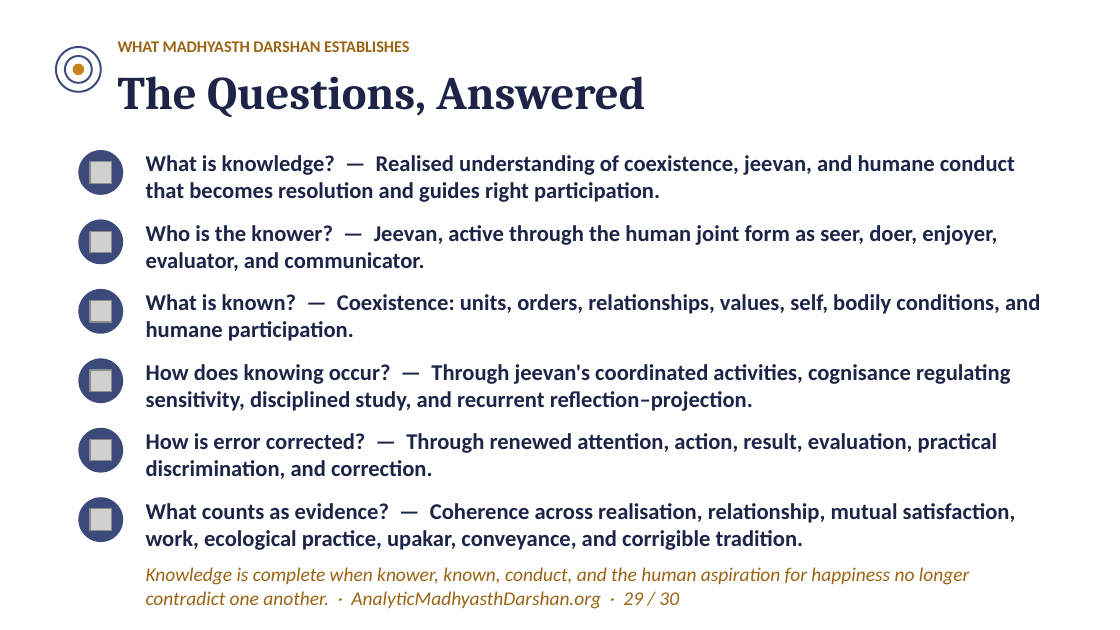
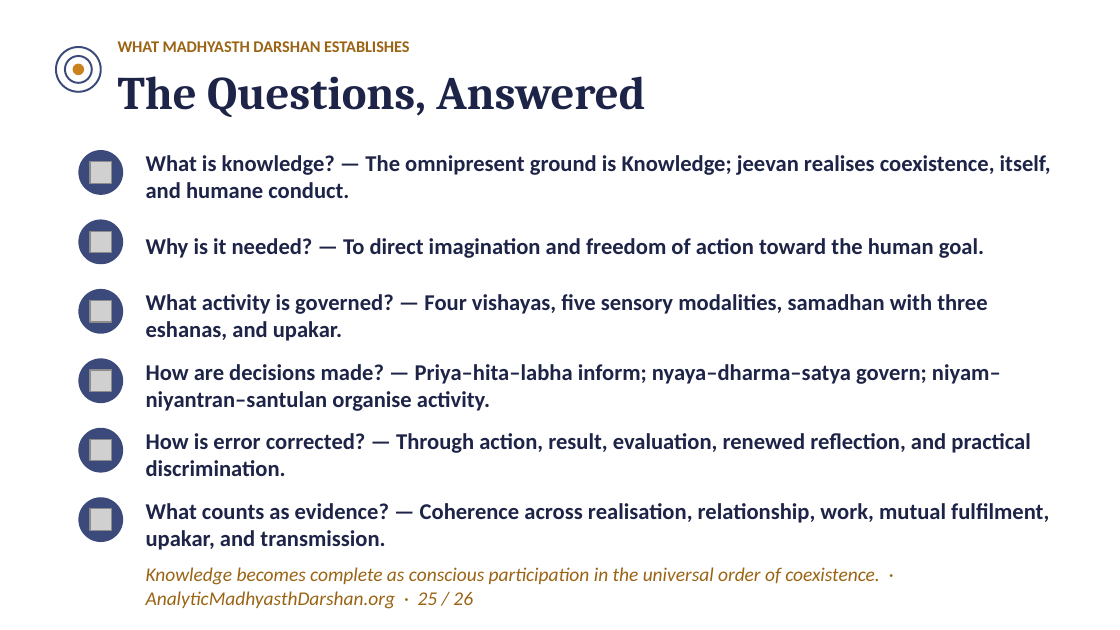
Before and after one commit to raghavamohan/AnalyticMadhyasthDarshan, a slide deck: slide 25 of Studies/The-Epistemology-of-Coexistence/The-Epistemology-of-Coexistence-Madhyasth-Darshan.pptx (slide 29 before the commit). Drawn at 1120x630 pixels with LibreOffice and Linux fonts; fonts in the diff are those of the drawing; grey boxes stand for pictures. Boxes give left, top, right and bottom in pixels: in the first picture for what was removed or moved away, otherwise in the second. Text is boxed around its words. In the diff, an @@ line names an element or a change of style, - is before the commit and + after.

Commit message:
Update epistemology Madhyasth Darshan deck

```diff
--- a/Studies/The-Epistemology-of-Coexistence/The-Epistemology-of-Coexistence-Madhyasth-Darshan.pptx
+++ b/Studies/The-Epistemology-of-Coexistence/The-Epistemology-of-Coexistence-Madhyasth-Darshan.pptx
@@ text at (x1=146, y1=155, x2=1051, y2=198): text changed @@
-What is knowledge? — Realised understanding of coexistence, jeevan, and humane conduct that becomes resolution and guides right participation.
+What is knowledge? — The omnipresent ground is Knowledge; jeevan realises coexistence, itself, and humane conduct.
@@ text at (x1=146, y1=238, x2=984, y2=258): text changed @@
-Who is the knower? — Jeevan, active through the human joint form as seer, doer, enjoyer, evaluator, and communicator.
+Why is it needed? — To direct imagination and freedom of action toward the human goal.
@@ text at (x1=146, y1=294, x2=987, y2=341): text changed @@
-What is known? — Coexistence: units, orders, relationships, values, self, bodily conditions, and humane participation.
+What activity is governed? — Four vishayas, five sensory modalities, samadhan with three eshanas, and upakar.
@@ text at (x1=146, y1=364, x2=1001, y2=411): text changed @@
-How does knowing occur? — Through jeevan's coordinated activities, cognisance regulating sensitivity, disciplined study, and recurrent reflection–projection.
+How are decisions made? — Priya–hita–labha inform; nyaya–dharma–satya govern; niyam–niyantran–santulan organise activity.
@@ text at (x1=146, y1=433, x2=1030, y2=476): text changed @@
-How is error corrected? — Through renewed attention, action, result, evaluation, practical discrimination, and correction.
+How is error corrected? — Through action, result, evaluation, renewed reflection, and practical discrimination.
@@ text at (x1=146, y1=503, x2=1049, y2=550): text changed @@
-What counts as evidence? — Coherence across realisation, relationship, mutual satisfaction, work, ecological practice, upakar, conveyance, and corrigible tradition.
+What counts as evidence? — Coherence across realisation, relationship, work, mutual fulfilment, upakar, and transmission.
@@ text at (x1=146, y1=567, x2=880, y2=609): text changed @@
-Knowledge is complete when knower, known, conduct, and the human aspiration for happiness no longer contradict one another. · AnalyticMadhyasthDarshan.org · 29 / 30
+Knowledge becomes complete as conscious participation in the universal order of coexistence. · AnalyticMadhyasthDarshan.org · 25 / 26
```
Also in this commit, not shown: 17 other slides changed, 8 slides added, 12 slides removed, 5 other files.
